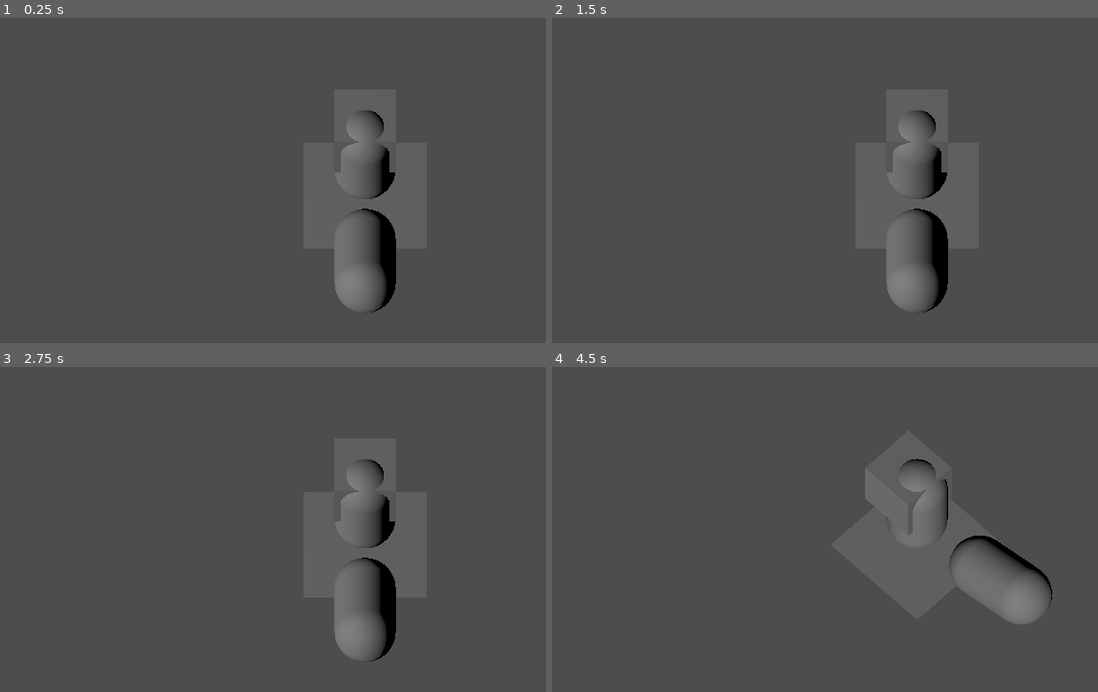
Above: before the commit, frames 1-4 (two rows, left to right).
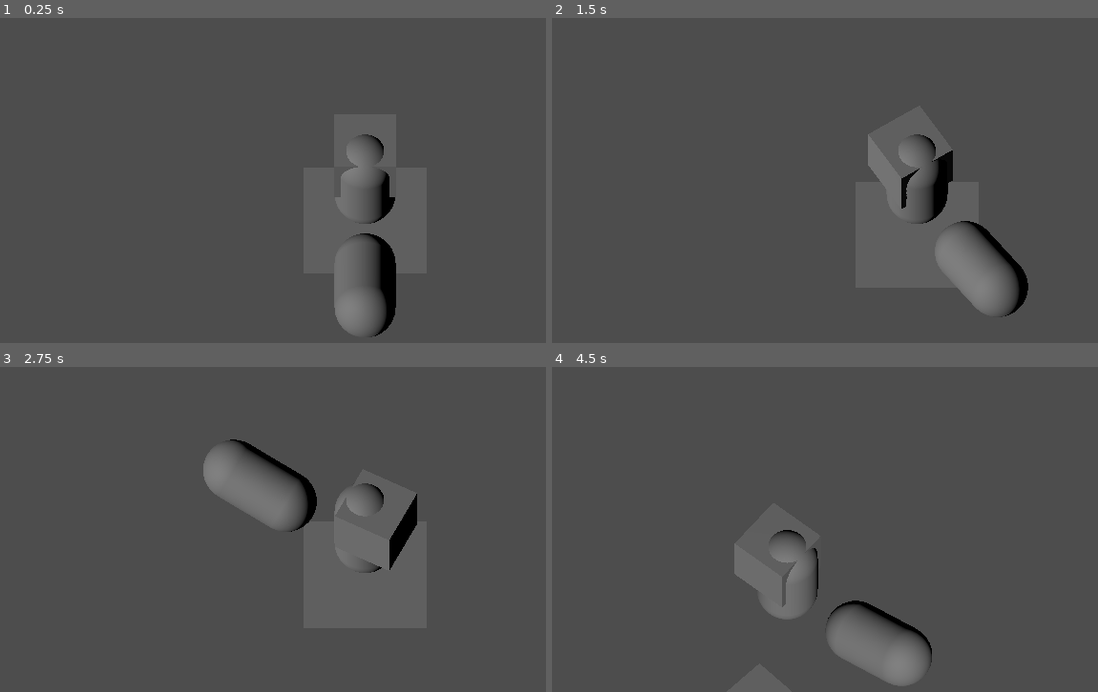
Above: after the commit, the same moments.

Repository: NekDuk/nuclear-winter
Game: Godot game, scene res://core/base_world.tscn
Two runs of this game, one before a commit and one after it. Both use one fixed random seed, a clock stepped at 60 frames per second and the inputs below.
Inputs (mouse positions are in pixels of both pictures, inside the frame that each line leads up to):
- Up to frame 1 (0.25 s): no input
- Up to frame 2 (1.5 s): tap Enter at 0.5 s; move the mouse to (1087, 109) at 0.52 s; hold D (move_right) 0.53-1.28 s; hold Right mouse button (aim) 0.53-1.28 s; tap Space at 1.25 s; move the mouse to (764, 151) at 1.27 s; hold S (move_back) from 1.28 s (still down); right-click (764, 151) at 1.35 s
- Up to frame 3 (2.75 s): move the mouse to (442, 383) at 2.02 s; release S (move_back) at 2.03 s; hold D (move_right) from 2.03 s (still down); hold Middle mouse button (camera_rotate) from 2.03 s (still down); right-click (442, 383) at 2.3 s
- Up to frame 4 (4.5 s): move the mouse to (879, 562) at 2.77 s; release D (move_right) at 2.78 s; release Middle mouse button (camera_rotate) at 2.78 s; hold W (move_forward) 2.78-3.53 s; tap Mouse wheel up (zoom_in) at 2.85 s; right-click (879, 562) at 3.05 s; move the mouse to (outside the picture) at 3.52 s; hold Mouse wheel down (zoom_out) 3.53-4.28 s; hold A (move_left) from 3.53 s (still down); right-click (outside the picture) at 3.8 s; move the mouse to (688, 412) at 4.27 s; right-click (688, 412) at 4.35 s

The runs differ from the first frame. In frame 1, 2.1% of the frame differs, in the area x 61-73%, y 28-99%; in frame 2, 4.5%; in frame 3, 5.4%; in frame 4, 8.1%, in the area x 33-92%, y 28-98%.

Commit message:
added proper turning and movement

Diff:
--- a/entities/player/camera_controller.gd
+++ b/entities/player/camera_controller.gd
@@ -17,9 +17,12 @@
 const RAY_LENGTH: float = 100.0
 
 var _target_size:= 7.0
+var _offset: Vector3
 
 func _ready() -> void:
 	_target_size = _camera.size
+	set_as_top_level(true)
+	_offset =  _camera.global_position - _controller.global_position
 
 func _snap_angle(current_yaw_radians: float, snap_angle_degrees: float) -> float:
 	var current_degrees = rad_to_deg(current_yaw_radians)
@@ -66,6 +69,8 @@
 
 
 func _process(delta: float) -> void:
+	# follow cam
+	global_position = _controller.global_position + _offset
 	# rotation
 	var current_rot: Quaternion = global_basis.get_rotation_quaternion()
 	var target_rot: Quaternion = Quaternion.from_euler(Vector3(0, _yaw, 0))
--- a/entities/player/player_controller.gd
+++ b/entities/player/player_controller.gd
@@ -9,9 +9,12 @@
 @onready var _cam_controller:= $"../CameraPivot" as CameraController
 
 var _movement_scale: float = 1.0
-@export var _strafe_scale := 0.5
+@export var _strafe_penalty := 0.5
+@export var _back_penalty := 0.9
 @export var _base_speed := 10.0
 @export var _stop_speed := 10.0
+@export var _turn_speed := 3.14 # radians
+var _target_position: Vector3 = Vector3.ZERO
 
 var _aiming: bool = false
 var _turning: bool = false
@@ -19,9 +22,28 @@
 func start_aim(target_pos: Vector3) -> void:
 	#dot math to look
 	_aiming = true
+	_target_position = target_pos
 
 func stop_aim() -> void:
 	_aiming = false
+
+func turn_towards_target(delta: float) -> void:
+	# turning
+	var target_dir = _target_position - _player.global_position
+	target_dir.y = 0 # flatten
+
+	if not target_dir.is_zero_approx():
+		var target_basis = Basis.looking_at(target_dir.normalized(), Vector3.UP)
+		var current_quat = _player.global_basis.get_rotation_quaternion()
+		var target_quat = target_basis.get_rotation_quaternion()
+		var angle_to_target = current_quat.angle_to(target_quat)
+		_turning = angle_to_target > 0.01
+
+		if _turning:
+			var max_step = _turn_speed * delta
+			var weight = min(1.0, max_step / angle_to_target)
+			var final_quat = current_quat.slerp(target_quat, weight)
+			_player.global_basis = Basis(final_quat)
 
 
 func _physics_process(delta: float) -> void:
@@ -30,16 +52,22 @@
 		Input.get_axis("move_left", "move_right"),
 		Input.get_axis("move_back", "move_forward"))
 
-	"""
+	#turning
+	turn_towards_target(delta)
+
+	# movement
 	if input_dir:
-		var forward_dir := Vector3(-_cam_controller.player_basis.z * input_dir.y).normalized()
-		var right_dir := Vector3(_cam_controller.player_basis.x * input_dir.x).normalized()
-
-
-
-		_player.velocity = forward_velocity + right_velocity
+		if _aiming:
+			pass
+		else:
+			var forward_dir := Vector3(-_cam_controller.player_basis.z * input_dir.y).normalized()
+			var right_dir := Vector3(_cam_controller.player_basis.x * input_dir.x).normalized()
+			_target_position = _player.global_position + (forward_dir + right_dir)
+			if not _turning:
+				_player.velocity = -_player.basis.z * speed
+			else:
+				_player.velocity = _player.velocity.move_toward(Vector3.ZERO, _stop_speed * delta)
 	else:
 		_player.velocity = _player.velocity.move_toward(Vector3.ZERO, _stop_speed * delta)
 
 	_player.move_and_slide()
-	"""
